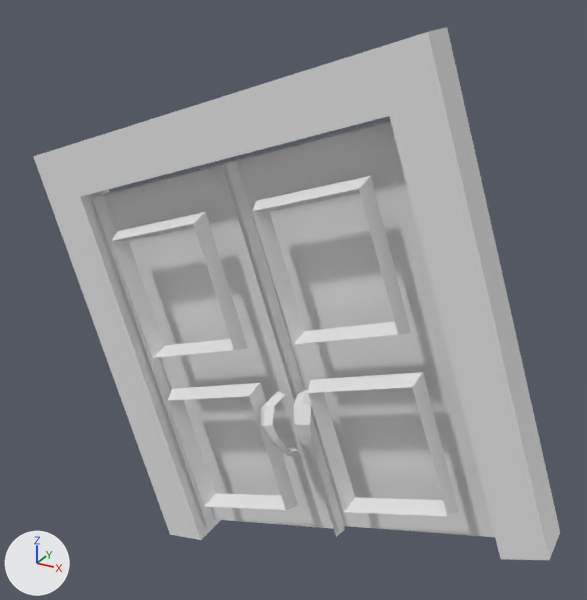
An edit to the OBJ model datasets/dataset_snippet_medium_normalized/Door/m1726.obj, drawn before and after from the same camera.
The view is the same before and after, from a 50 mm camera at (0.769, -1.34, 0.743) aimed at (0.01, 0.039, 0.053). Every picture has the same lights, and +X, +Y and +Z are marked at lower left. Where no turn or scale is listed for an object, it has been applied to the vertices.

Script lines for the objects in view, before the commit:
```python
me_m1726 = bpy.data.meshes.new('m1726')
me_m1726.from_pydata(...)  # 4469 vertices, 8159 faces; spans x -0.621..0.608, y -0.086..0.059, z -0.638..0.612
ob_m1726 = bpy.data.objects.new('m1726', me_m1726)
ob_m1726.location = (0.0, 0.0, 0.0)
```
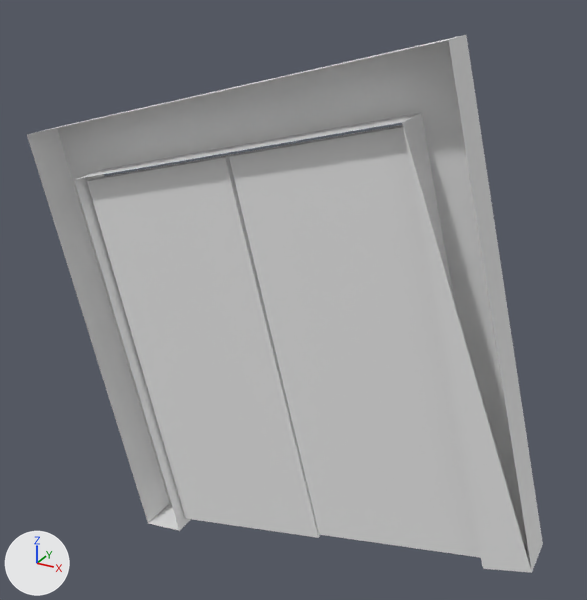
Changed parts and their boxes (x1, y1, x2, y2) in the pictures (587 x 600 px):
'm1726', reshaped
    before: (33, 27, 560, 560)
    after: (27, 35, 543, 573)
part 1 of me_m1726, rebuilt
    before: (33, 27, 560, 560)
    after: (27, 35, 543, 573)
part 2 of me_m1726, rebuilt (6% narrower)
    before: (226, 120, 495, 537)
    after: (229, 125, 481, 558)
part 3 of me_m1726, rebuilt (8% narrower)
    before: (92, 161, 345, 537)
    after: (87, 154, 320, 538)
part 4 of me_m1726, deleted
    before: (112, 176, 458, 516)

The change, as a diff of the scene's bpy script:
```diff
--- a/datasets/dataset_snippet_medium_normalized/Door/m1726.obj.py
+++ b/datasets/dataset_snippet_medium_normalized/Door/m1726.obj.py
@@ me_m1726 @@
 # used by ob_m1726; location = (0.0, 0.0, 0.0)
-me_m1726.from_pydata(...)  # 4469 vertices, 8159 faces; spans x -0.621..0.608, y -0.086..0.059, z -0.638..0.612
+me_m1726.from_pydata(...)  # 4825 vertices, 9231 faces; spans x -0.599..0.581, y -0.063..0.08, z -0.601..0.603
+# me_m1726 part 1: the loose piece of 1859 vertices spanning x -0.621..0.608, y -0.041..0.059, z -0.638..0.612 is rebuilt with 1663 vertices and now spans x -0.599..0.581, y -0.063..0.034, z -0.601..0.603
+# me_m1726 part 2: the loose piece of 840 vertices spanning x -0.118..0.514, y -0.013..0.028, z -0.475..0.461 is rebuilt with 789 vertices and now spans x -0.096..0.486, y -0.033..0.006, z -0.47..0.457
+# me_m1726 part 3: the loose piece of 837 vertices spanning x -0.482..0.151, y -0.011..0.031, z -0.598..0.338 is rebuilt with 778 vertices and now spans x -0.467..0.115, y -0.036..0.004, z -0.567..0.36
+# me_m1726 part 4: 6 loose pieces with 933 vertices, spanning x -0.4..0.423, y -0.086..-0.017, z -0.495..0.362, are deleted
```
